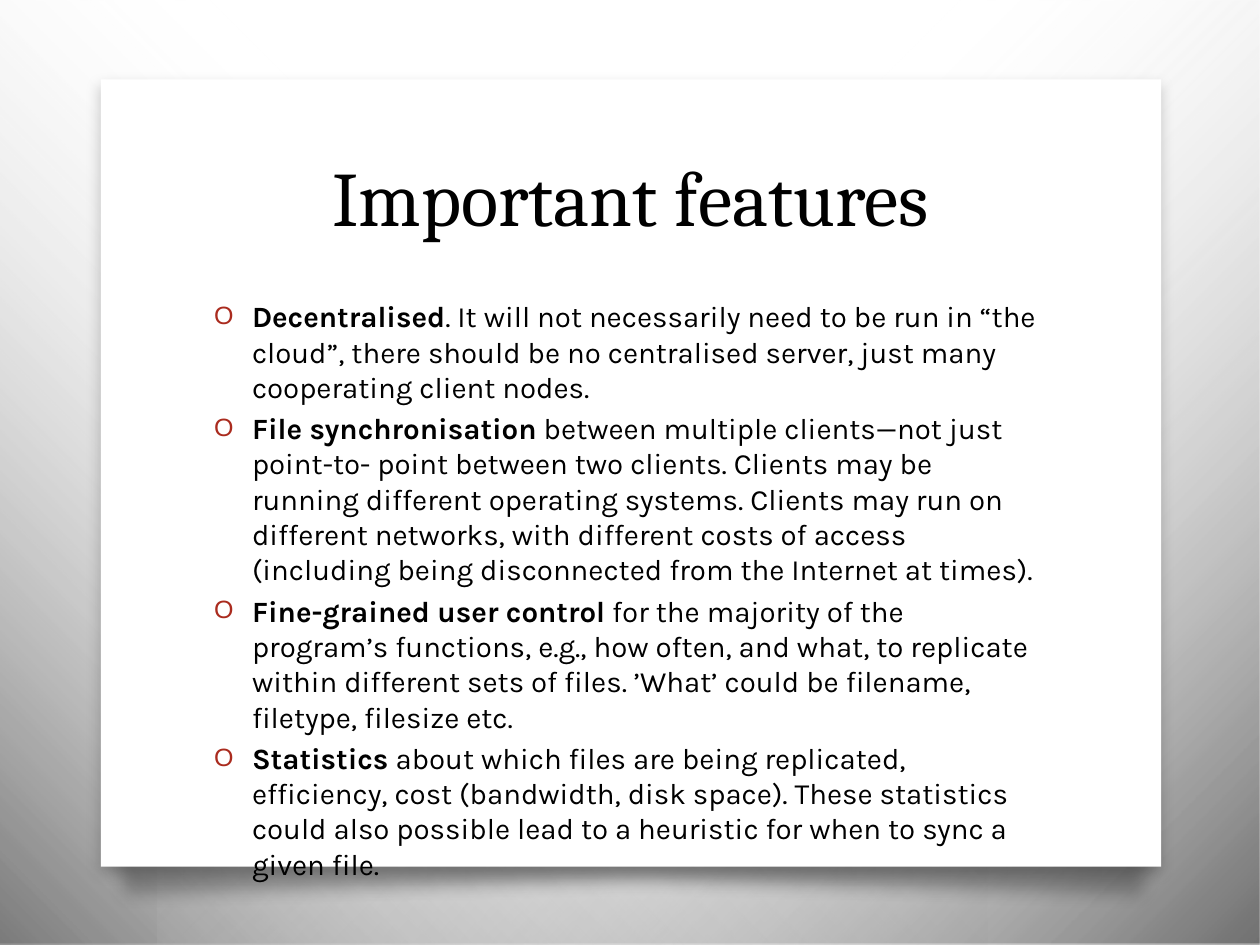
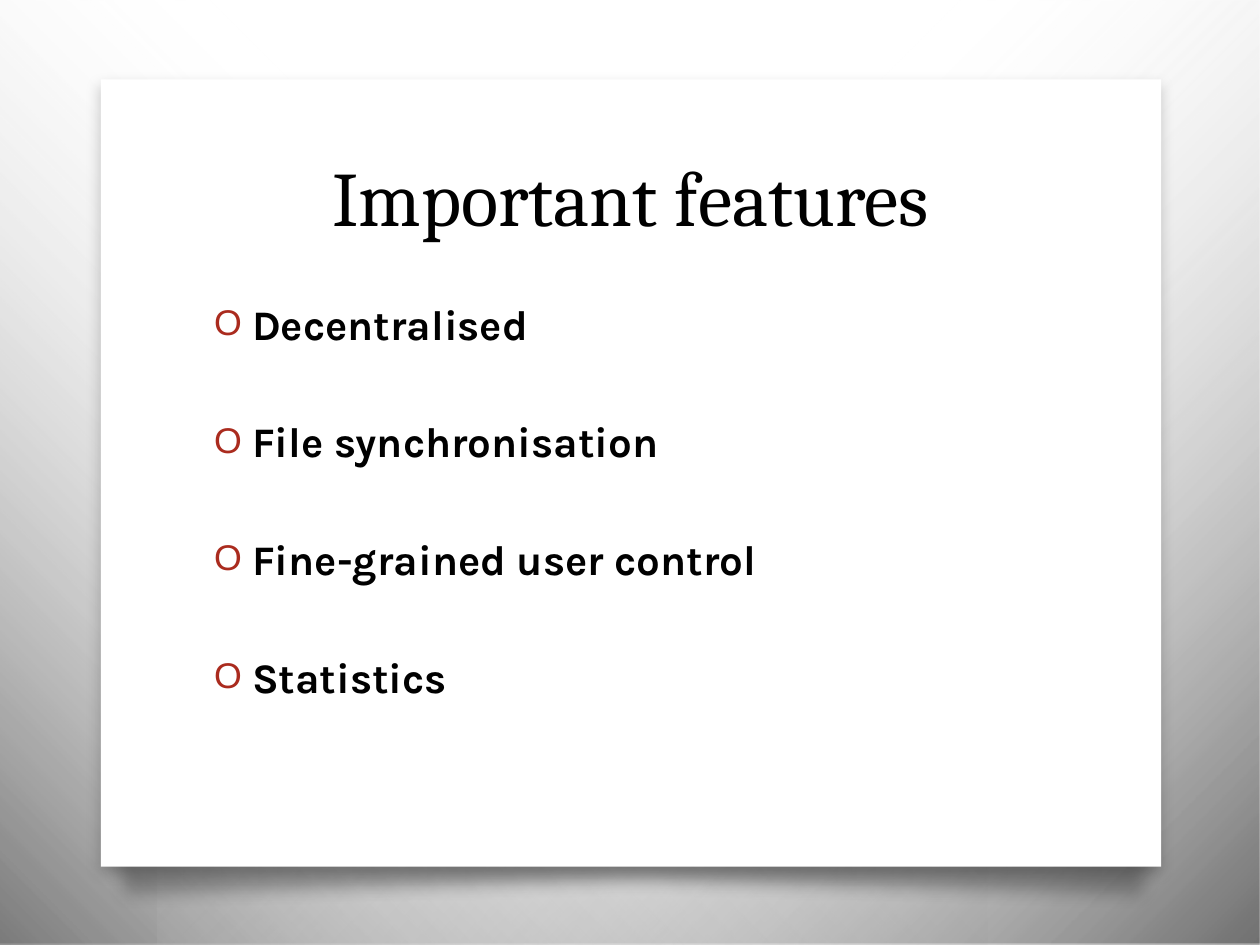
Before and after one commit to ohare/Private-Sync, a slide deck: slide 4 of Presentation/presentation.pptx. Drawn at 1260x945 pixels with LibreOffice and Linux fonts; fonts in the diff are those of the drawing; background and template pictures are left out. Boxes give left, top, right and bottom in pixels: in the first picture for what was removed or moved away, otherwise in the second. Text is boxed around its words. In the diff, an @@ line names an element or a change of style, - is before the commit and + after.

```diff
--- a/Presentation/presentation.pptx
+++ b/Presentation/presentation.pptx
@@ text at [252, 310, 757, 694]: text changed; size 16.8 to 24 pt; bold on @@
-O Decentralised. It will not necessarily need to be run in “the cloud”, there should be no centralised server, just many cooperating client nodes.
-O File synchronisation between multiple clients—not just point-to- point between two clients. Clients may be running different operating systems. Clients may run on different networks, with different costs of access (including being disconnected from the Internet at times).
-O Fine-grained user control for the majority of the program’s functions, e.g., how often, and what, to replicate within different sets of files. ’What’ could be filename, filetype, filesize etc.
-O Statistics about which files are being replicated, efficiency, cost (bandwidth, disk space). These statistics could also possible lead to a heuristic for when to sync a given file.
+O Decentralised
+O File synchronisation
+O Fine-grained user control
+O Statistics
```
Also in this commit, not shown: 4 other slides changed, 7 slides added, 3 slides removed, 3 other files.
